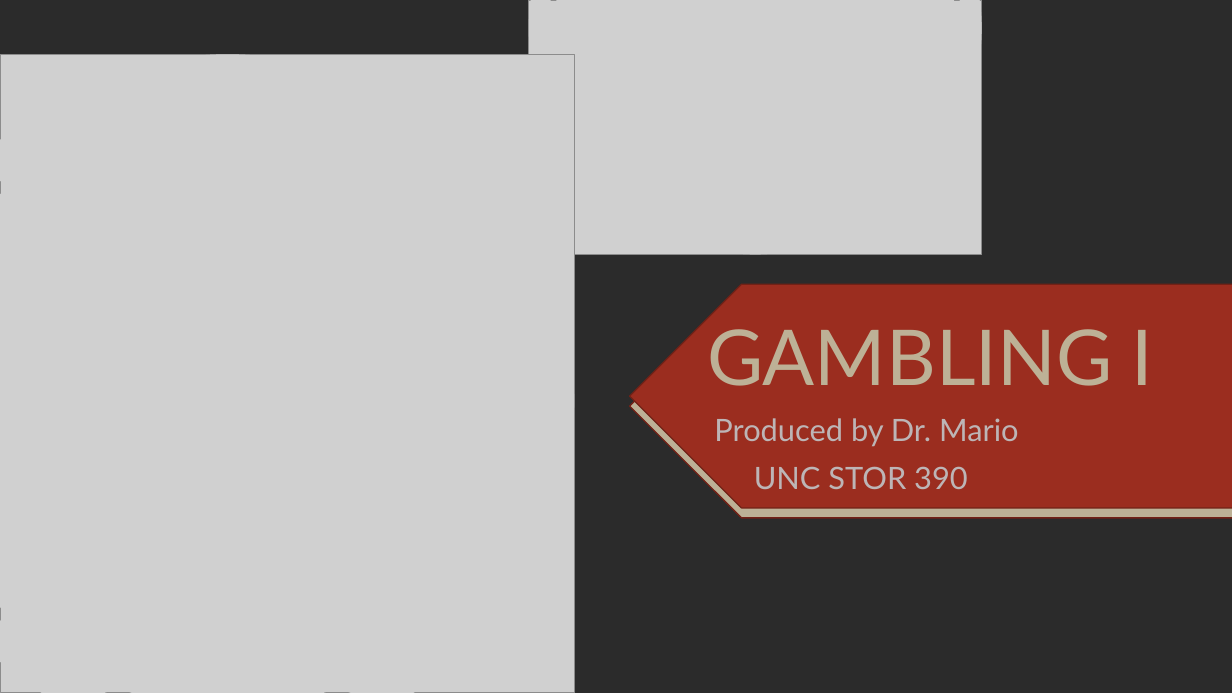
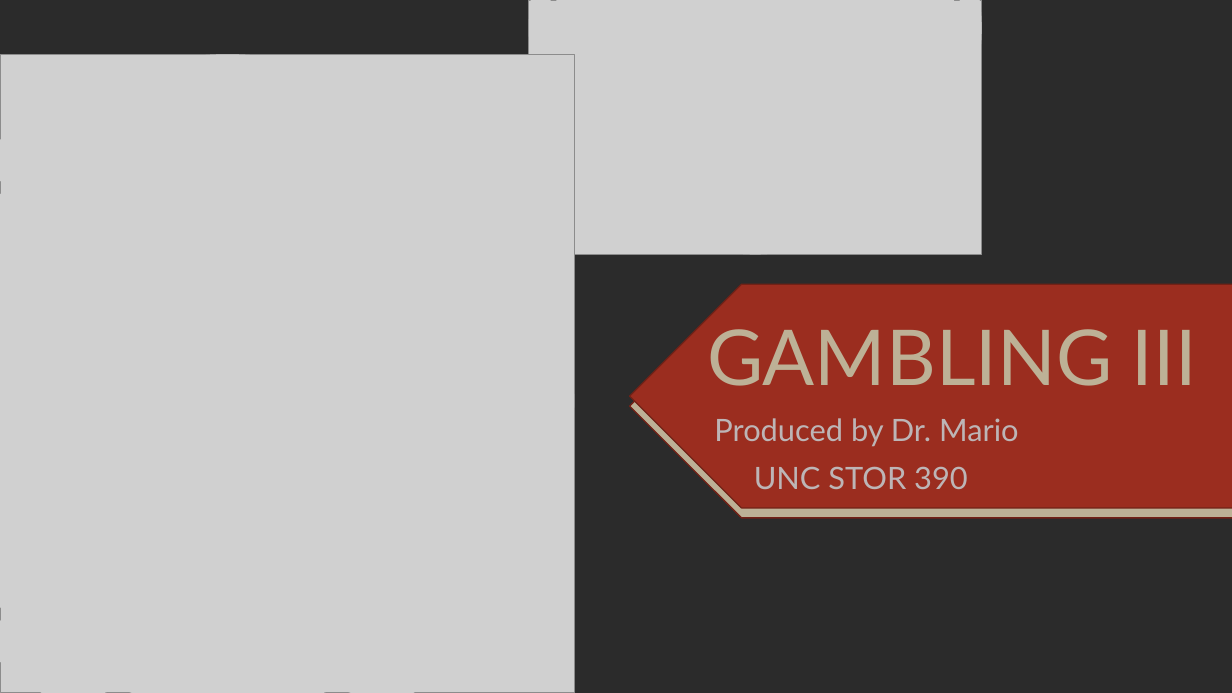
Before and after one commit to SuperMarioGiacomazzo/STOR390_WEBSITE, a slide deck: slide 1 of Slides/Gambling 3/Gambling_3_Lecture.pptx. Drawn at 1232x693 pixels with LibreOffice and Linux fonts; fonts in the diff are those of the drawing; grey boxes stand for pictures; background and template pictures are left out; a plain dark background stands for a picture behind light text. Boxes give left, top, right and bottom in pixels: in the first picture for what was removed or moved away, otherwise in the second. Text is boxed around its words. In the diff, an @@ line names an element or a change of style, - is before the commit and + after.

```diff
--- a/Slides/Gambling 3/Gambling_3_Lecture.pptx
+++ b/Slides/Gambling 3/Gambling_3_Lecture.pptx
@@ title at (707,318,1197,386): text changed @@
-GAMBLING I
+GAMBLING III
```
Also in this commit, not shown: 11 slides added, 17 slides removed, 5 other files.
